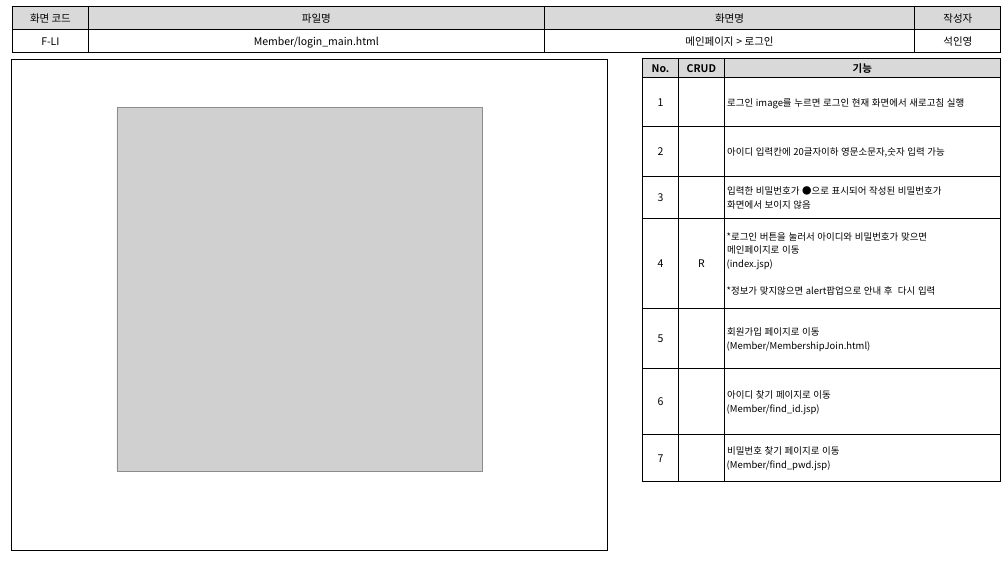
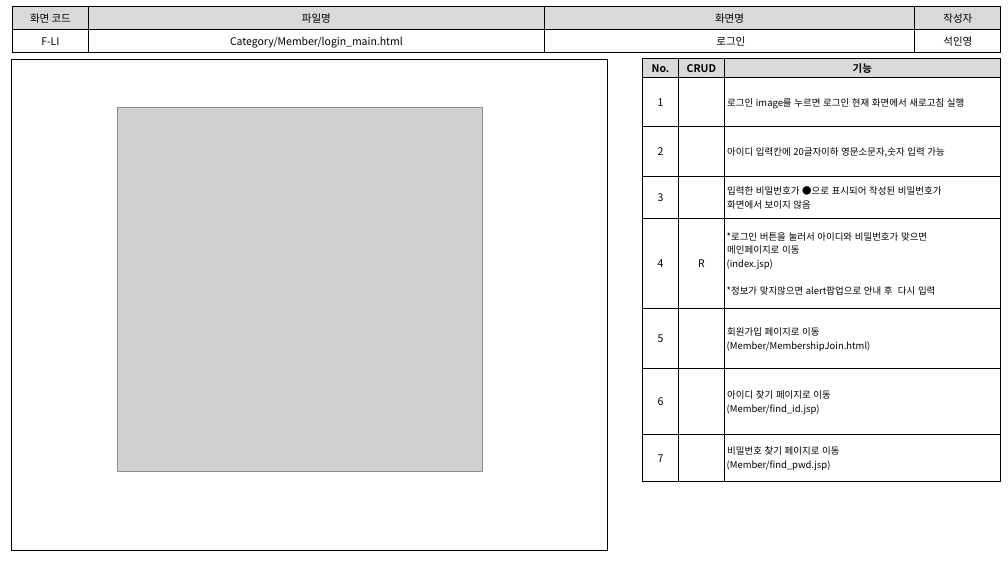
Before and after one commit to index506/cosmo6th_3thGroup, a slide deck: slide 1 of Text/02.화면설계도/3th_Project화면설계도(인영11.07).pptx. Drawn at 1008x567 pixels with LibreOffice and Linux fonts; fonts in the diff are those of the drawing; grey boxes stand for pictures. Boxes give left, top, right and bottom in pixels: in the first picture for what was removed or moved away, otherwise in the second. Text is boxed around its words. In the diff, an @@ line names an element or a change of style, - is before the commit and + after.

```diff
--- a/Text/02.화면설계도/3th_Project화면설계도(인영11.07).pptx
+++ b/Text/02.화면설계도/3th_Project화면설계도(인영11.07).pptx
@@ table at (12, 7, 1001, 52) @@
-row 2, column 2: Member/login_main.html
+row 2, column 2: Category/Member/login_main.html
-row 2, column 3: 메인페이지 > 로그인
+row 2, column 3: 로그인
```
Also in this commit, not shown: 7 other slides changed, 1 other file.
